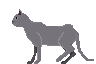
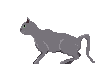
Layers edited between the first and the second 96×64 image:
added layer "jumping_0_Cat_front_face" above "jumping_0_Cat_front_shade" over [20, 17, 30, 33]
added layer "jumping_0_Cat_front_shade" above "jumping_0_Cat_front" over [31, 34, 89, 63]
added layer "jumping_0_Cat_front" above "jumping_0_Cat_back" over [20, 17, 95, 64]
added layer "jumping_0_Cat_back" above "running_1_Cat_skelett" over [24, 28, 81, 64]
hid "walking_0_Cat_front_face" over [12, 9, 22, 25]
hid "walking_0_Cat_front_shade" over [15, 10, 77, 64]
hid "walking_0_Cat_front" over [12, 9, 94, 64]
hid "walking_0_Cat_back" over [24, 28, 79, 64]
hid "Hintergrund" over [12, 9, 95, 64]
